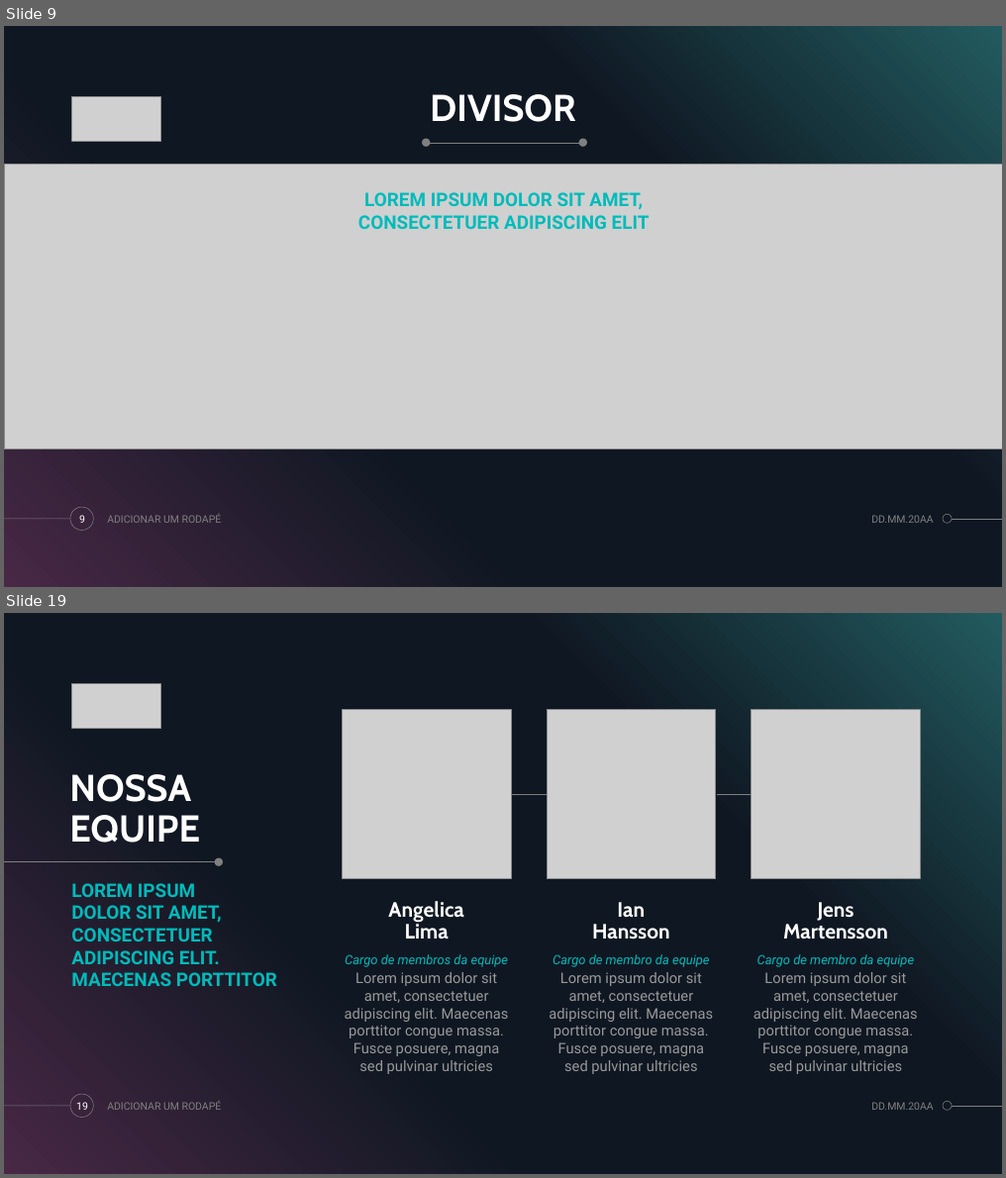
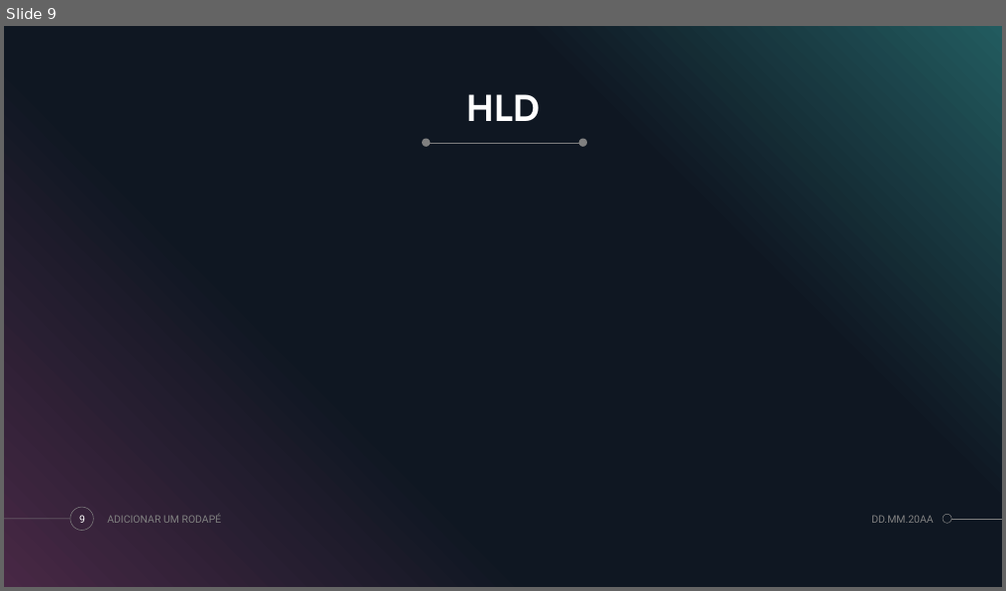
Before and after one commit to DanDan0608/Projeto-Individual, a slide deck: Apresentação-projeto-individual.pptx. Shown one above the other, each under a label of ours: slides 9 and 19 before the commit, slide 9 after it; the slides between them are not shown. The pictures are 1006x1178 and 1006x591 pixels, drawn with LibreOffice and Linux fonts; fonts in the diff are those of the drawing; grey boxes stand for pictures; background and template pictures are left out. Boxes give left, top, right and bottom in pixels: in the first picture for what was removed or moved away, otherwise in the second. Text is boxed around its words. In the diff, an @@ line names an element or a change of style, - is before the commit and + after.

```diff
--- a/Apresentação-projeto-individual.pptx
+++ b/Apresentação-projeto-individual.pptx
@@ slide 19 removed at (4, 613, 1002, 1174), background #000000; not listed: 5 template elements that a slide beside it also shows @@
@@ picture removed at (72, 683, 160, 728) @@
@@ picture removed at (343, 710, 512, 878) @@
@@ picture removed at (547, 710, 716, 878) @@
@@ picture removed at (751, 710, 921, 878) @@
@@ title removed at (69, 774, 200, 843) @@
-NOSSA
-EQUIPE
@@ line removed from (512, 795) to (547, 795) @@
@@ line removed from (717, 794) to (751, 794) @@
@@ line removed from (4, 862) to (219, 862) @@
@@ ellipse removed at (214, 858, 223, 866) @@
@@ text removed at (71, 883, 277, 986) @@
-LOREM IPSUM
-DOLOR SIT AMET, CONSECTETUER ADIPISCING ELIT. MAECENAS PORTTITOR
@@ text removed at (388, 901, 463, 940) @@
-Angelica
-Lima
@@ text removed at (592, 902, 670, 940) @@
-Ian
-Hansson
@@ text removed at (783, 902, 888, 940) @@
-Jens
-Martensson
@@ text removed at (345, 955, 509, 967) @@
-Cargo de membros da equipe
@@ text removed at (552, 955, 710, 967) @@
-Cargo de membro da equipe
@@ text removed at (757, 955, 915, 967) @@
-Cargo de membro da equipe
@@ text removed at (345, 972, 509, 1074) @@
-Lorem ipsum dolor sit amet, consectetuer adipiscing elit. Maecenas porttitor congue massa. Fusce posuere, magna sed pulvinar ultricies
@@ text removed at (548, 972, 713, 1074) @@
-Lorem ipsum dolor sit amet, consectetuer adipiscing elit. Maecenas porttitor congue massa. Fusce posuere, magna sed pulvinar ultricies
@@ text removed at (753, 972, 918, 1074) @@
-Lorem ipsum dolor sit amet, consectetuer adipiscing elit. Maecenas porttitor congue massa. Fusce posuere, magna sed pulvinar ultricies
@@ page number removed at (76, 1102, 88, 1110) @@
-19
@@ text removed at (107, 1101, 222, 1110) @@
-ADICIONAR UM RODAPÉ
@@ text removed at (871, 1102, 933, 1110) @@
-DD.MM.20AA
@@ slide 9 changed as well @@
@@ picture removed at (72, 96, 160, 141) @@
@@ title at (466, 94, 540, 121): text changed @@
-DIVISOR
+HLD
@@ picture removed at (4, 164, 1002, 450) @@
@@ text removed at (358, 192, 649, 229) @@
-LOREM IPSUM DOLOR SIT AMET, CONSECTETUER ADIPISCING ELIT
```
Also in this commit, not shown: 3 other slides changed, 6 slides added, 19 other slides removed.
